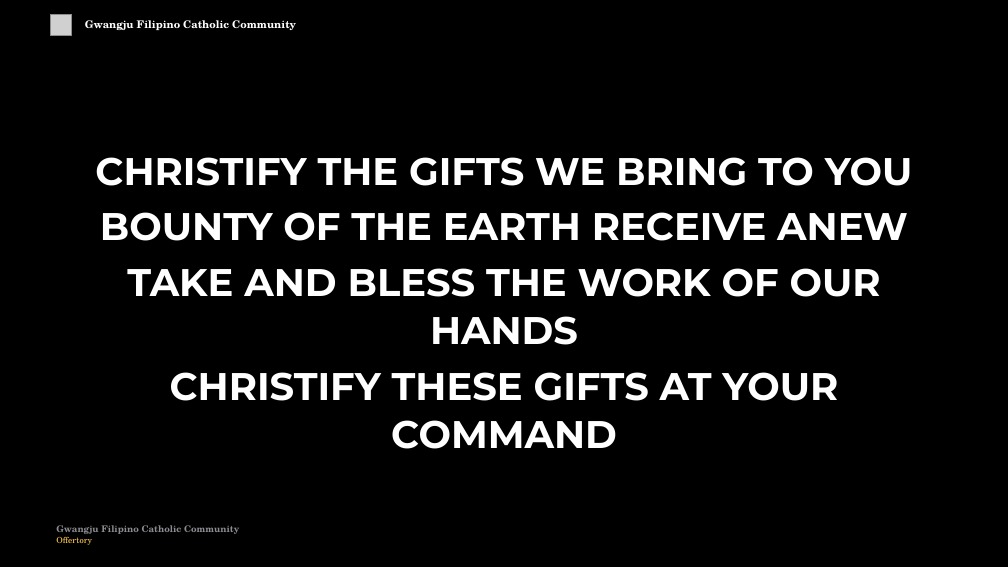
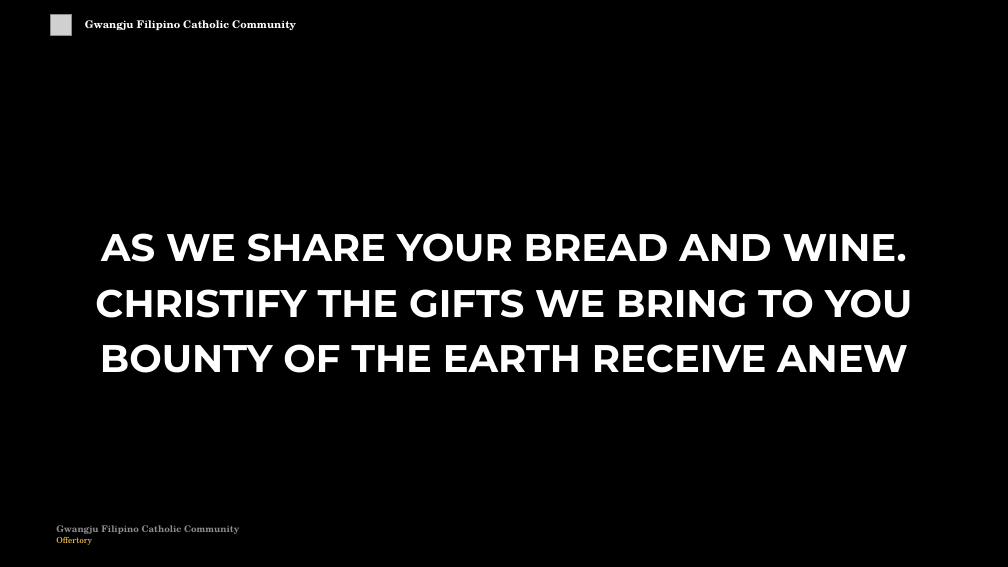
Before and after one commit to divinogabriel9/verbum, a slide deck: slide 35 of outputs/GFCC24May2026_Eastertide.pptx (slide 36 before the commit). Drawn at 1008x567 pixels with LibreOffice and Linux fonts; fonts in the diff are those of the drawing; grey boxes stand for pictures. Boxes give left, top, right and bottom in pixels: in the first picture for what was removed or moved away, otherwise in the second. Text is boxed around its words. In the diff, an @@ line names an element or a change of style, - is before the commit and + after.

```diff
--- a/outputs/GFCC24May2026_Eastertide.pptx
+++ b/outputs/GFCC24May2026_Eastertide.pptx
@@ text "AS WE SHARE YOUR BREAD ...": place and size @@
-text "AS WE SHARE YOUR BREAD ..." at <box>95,157,913,449</box>
+text "AS WE SHARE YOUR BREAD ..." at <box>95,233,913,373</box>
@@ text at <box>101,233,907,262</box>: paragraph added @@
+AS WE SHARE YOUR BREAD AND WINE.
@@ text at <box>127,268,881,449</box>: paragraphs removed @@
-TAKE AND BLESS THE WORK OF OUR HANDS
-CHRISTIFY THESE GIFTS AT YOUR COMMAND
```
Also in this commit, not shown: 34 other slides changed, 11 slides added, 3 slides removed, 19 other files.
